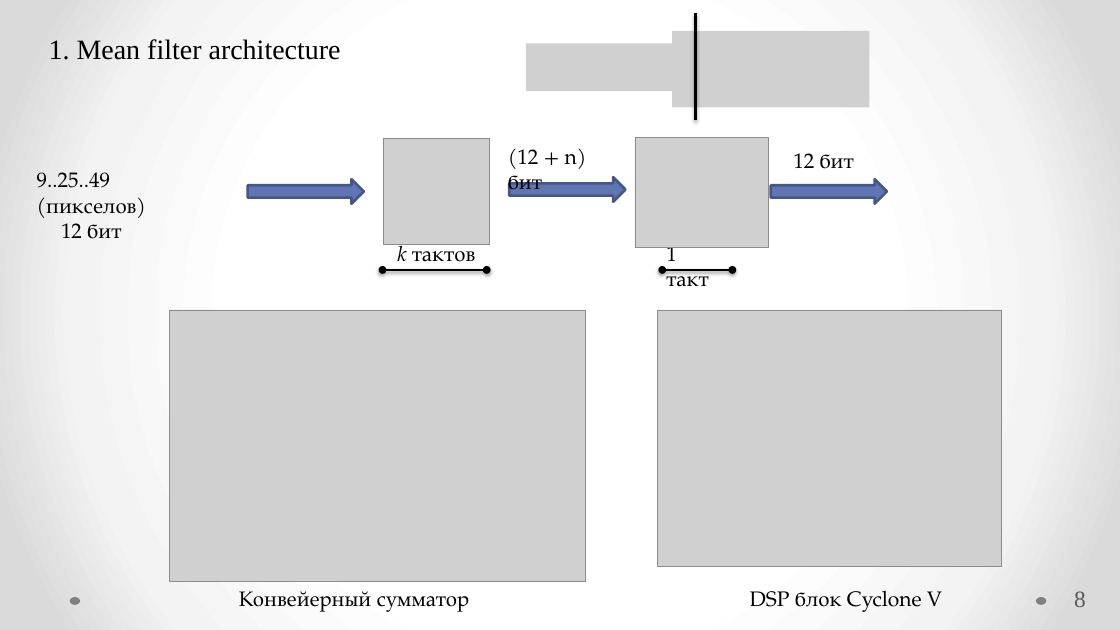
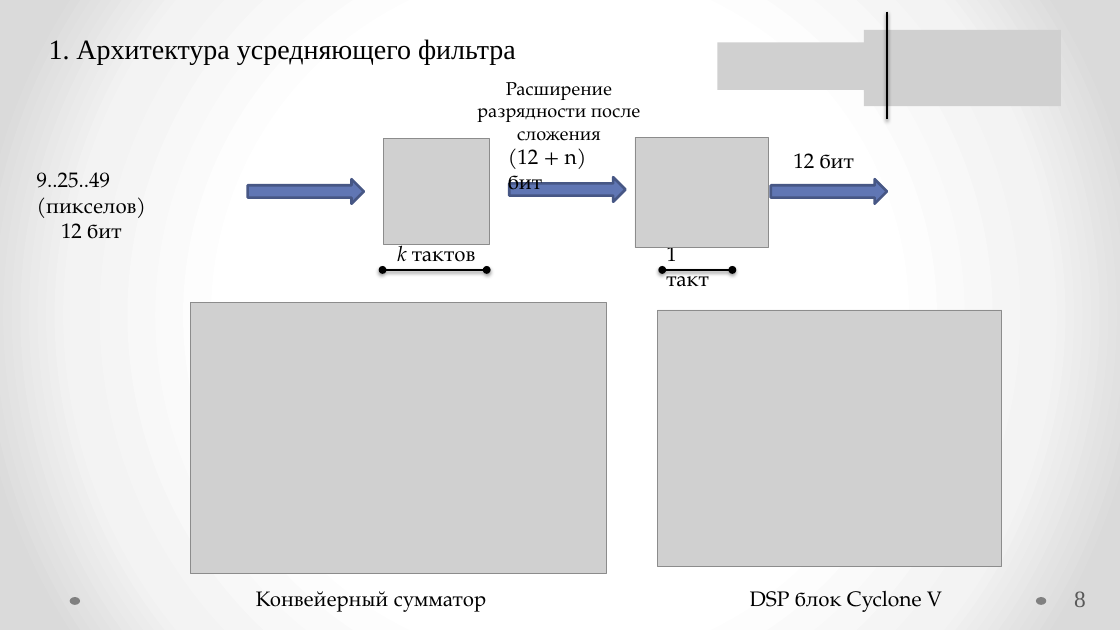
Before and after one commit to Radiophantom/master_yoda, a slide deck: slide 8 of VKR.pptx. Drawn at 1120x630 pixels with LibreOffice and Linux fonts; fonts in the diff are those of the drawing; grey boxes stand for pictures. Boxes give left, top, right and bottom in pixels: in the first picture for what was removed or moved away, otherwise in the second. Text is boxed around its words. In the diff, an @@ line names an element or a change of style, - is before the commit and + after.

```diff
--- a/VKR.pptx
+++ b/VKR.pptx
@@ line moved from (696, 13) - (696, 120) to (887, 12) - (887, 119) @@
@@ text at [49,39,516,64]: text changed @@
-1. Mean filter architecture
+1. Архитектура усредняющего фильтра
@@ picture removed at [526,44,723,92] @@
@@ picture removed at [672,31,870,108] @@
@@ picture added at [718,42,915,90] @@
@@ picture added at [864,30,1061,107] @@
@@ text added at [477,82,641,141], 16 pt, text #000000 @@
+Расширение разрядности после cложения
@@ picture: place and size @@
-picture at [170,310,586,581]
+picture at [190,302,607,574]
@@ text "Конвейерный сумматор": place and size @@
-text "Конвейерный сумматор" at [239,591,470,612]
+text "Конвейерный сумматор" at [256,591,487,612]
```
Also in this commit, not shown: 13 other slides changed, 3 slides added, 2 slides removed, 1 other file.
